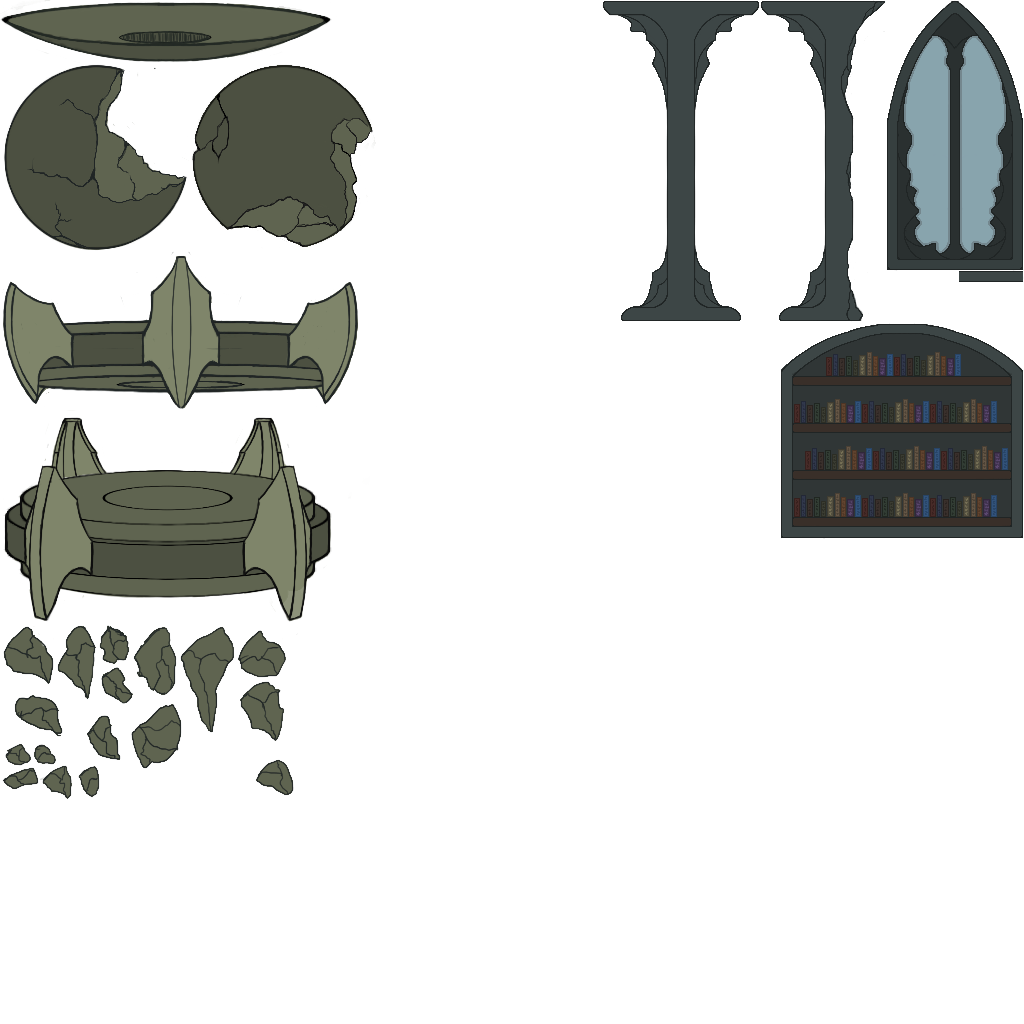
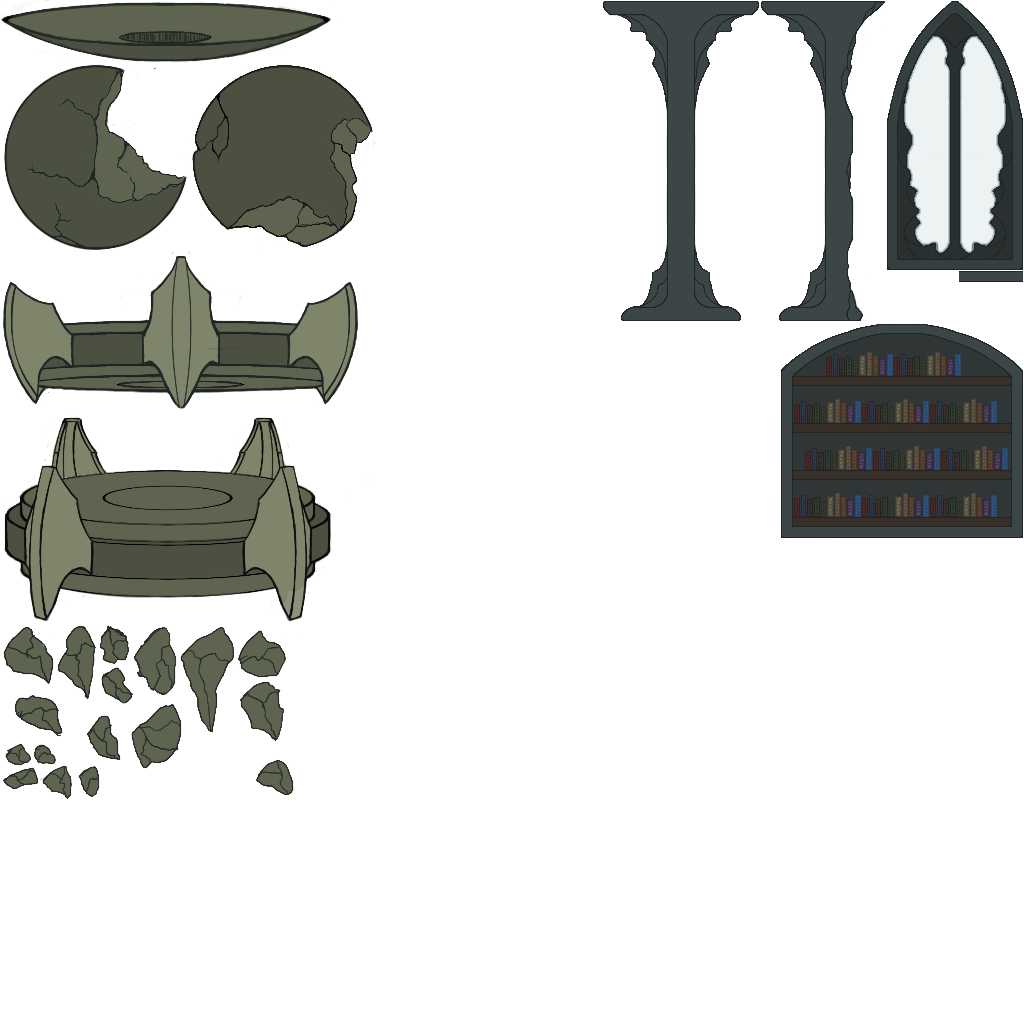
Layered file, before and after one edit (1024 × 1024). Changes by layer:
painted on "1/9/20" over (905, 37, 1005, 252)
added layer "Layer 71" (15%) above "Layer 47" over (905, 37, 1005, 252)
